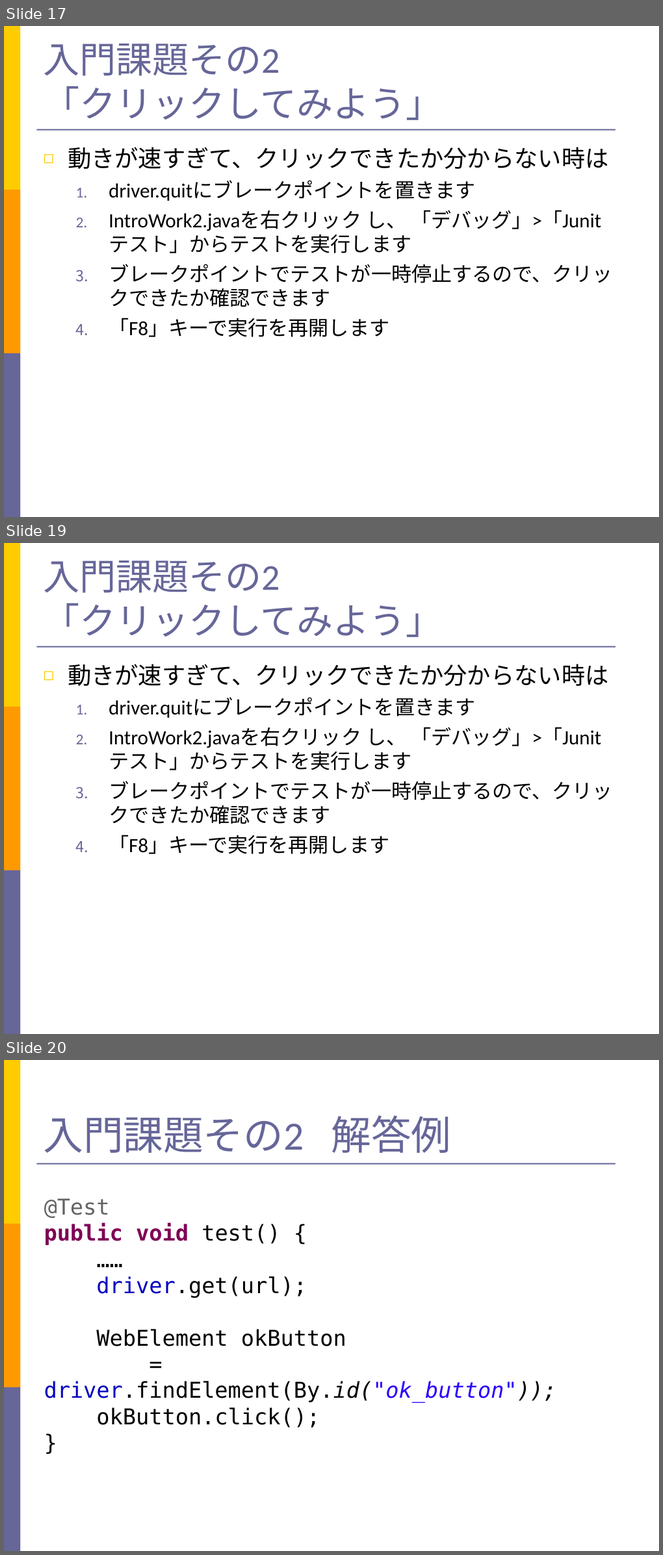
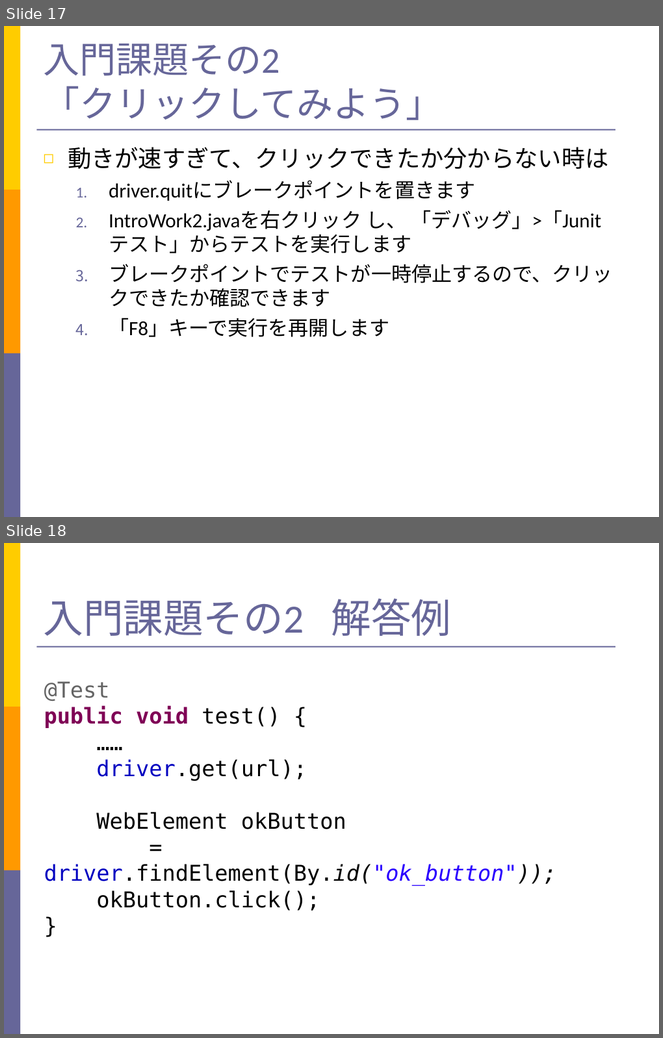
Before and after one commit to yattom/STARHOTEL-Teaching-Materials, a slide deck: teacher/Slide.ppt. Shown one above the other, each under a label of ours: slides 17, 19 and 20 before the commit, slides 17 and 18 after it; the slides between them are not shown. The pictures are 663x1555 and 663x1038 pixels, drawn with LibreOffice and Linux fonts; fonts in the diff are those of the drawing. Boxes give left, top, right and bottom in pixels: in the first picture for what was removed or moved away, otherwise in the second. Text is boxed around its words. In the diff, an @@ line names an element or a change of style, - is before the commit and + after.

```diff
--- a/teacher/Slide.ppt
+++ b/teacher/Slide.ppt
@@ slide 19 removed at <box>4,543,659,1034</box>, background #FFFFFF; not listed: 4 template elements that a slide beside it also shows @@
@@ title removed at <box>43,561,442,637</box> @@
-入門課題その2
-「クリックしてみよう」
@@ text removed at <box>68,664,613,854</box> @@
-◻ 動きが速すぎて、クリックできたか分からない時は
-  1. driver.quitにブレークポイントを置きます
-  2. IntroWork2.javaを右クリック し、 「デバッグ」>「Junitテスト」からテストを実行します
-  3. ブレークポイントでテストが一時停止するので、クリックできたか確認できます
-  4. 「F8」キーで実行を再開します
@@ what was slide 20 is now slide 18 @@
```
Also in this commit, not shown: 1 slide changed, 1 other slide removed, 1 other file.
